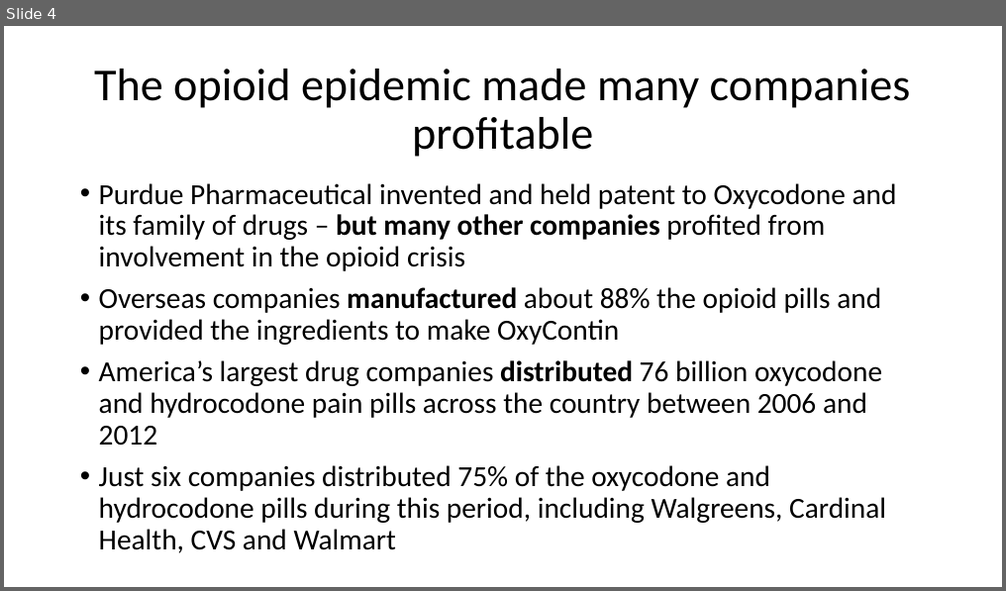
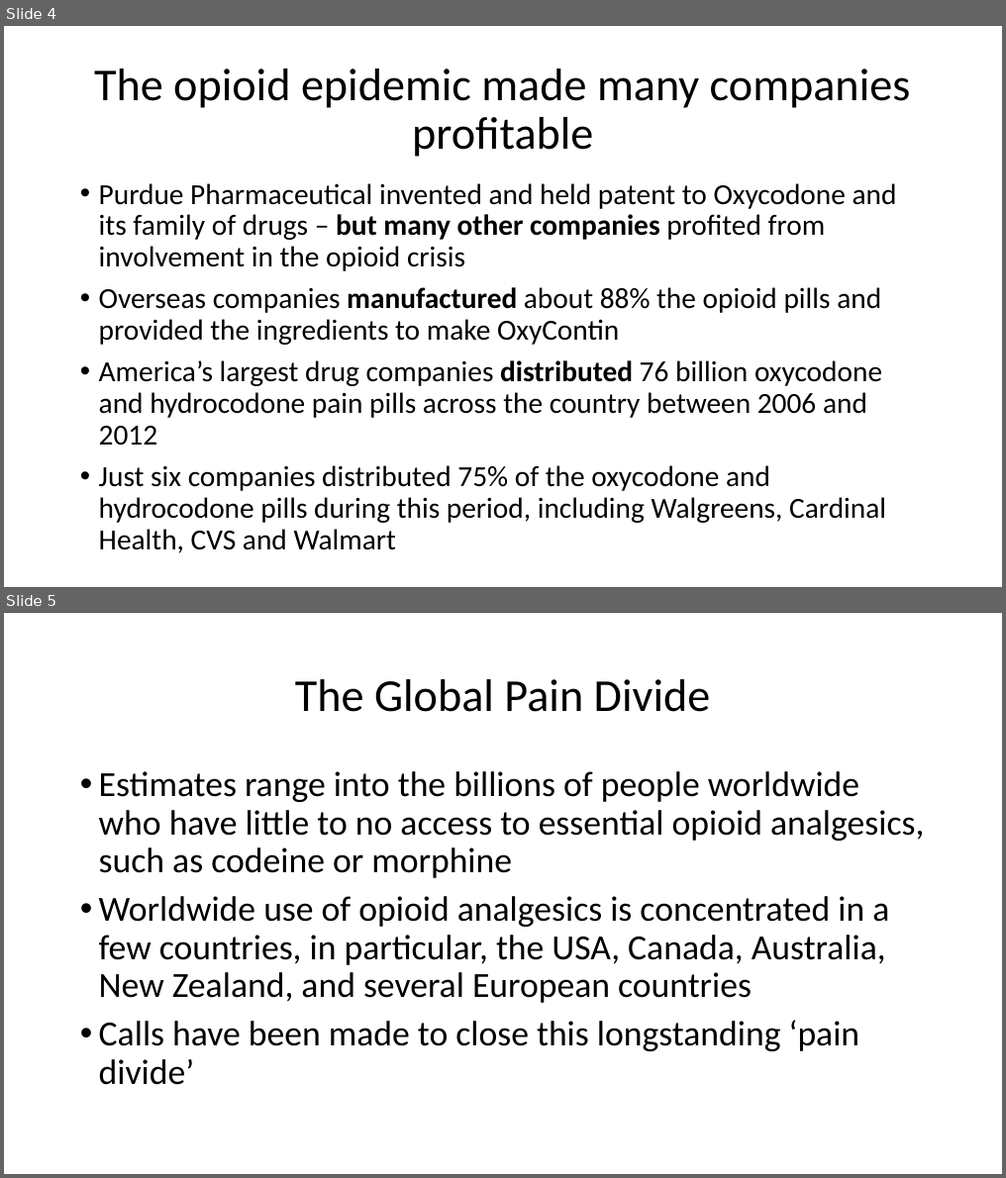
Before and after one commit to tstallins/tstallins.github.io, a slide deck: courses/261/opioidsonline.pptx. Shown one above the other, each under a label of ours: slide 4 before the commit, slides 4 and 5 after it. The pictures are 1006x591 and 1006x1178 pixels, drawn with LibreOffice and Linux fonts; fonts in the diff are those of the drawing. Boxes give left, top, right and bottom in pixels: in the first picture for what was removed or moved away, otherwise in the second. Text is boxed around its words. In the diff, an @@ line names an element or a change of style, - is before the commit and + after.

```diff
--- a/courses/261/opioidsonline.pptx
+++ b/courses/261/opioidsonline.pptx
@@ slide 5 added at (x1=4, y1=613, x2=1002, y2=1174), background #FFFFFF @@
@@ title added at (x1=295, y1=679, x2=711, y2=712), 44 pt, text #000000 @@
+The Global Pain Divide
@@ text added at (x1=99, y1=771, x2=924, y2=1085), 34 pt, text #000000 @@
+• Estimates range into the billions of people worldwide who have little to no access to essential opioid analgesics, such as codeine or morphine
+• Worldwide use of opioid analgesics is concentrated in a few countries, in particular, the USA, Canada, Australia, New Zealand, and several European countries
+• Calls have been made to close this longstanding ‘pain divide’
```
Also in this commit, not shown: 11 other slides added, 1 other file.
